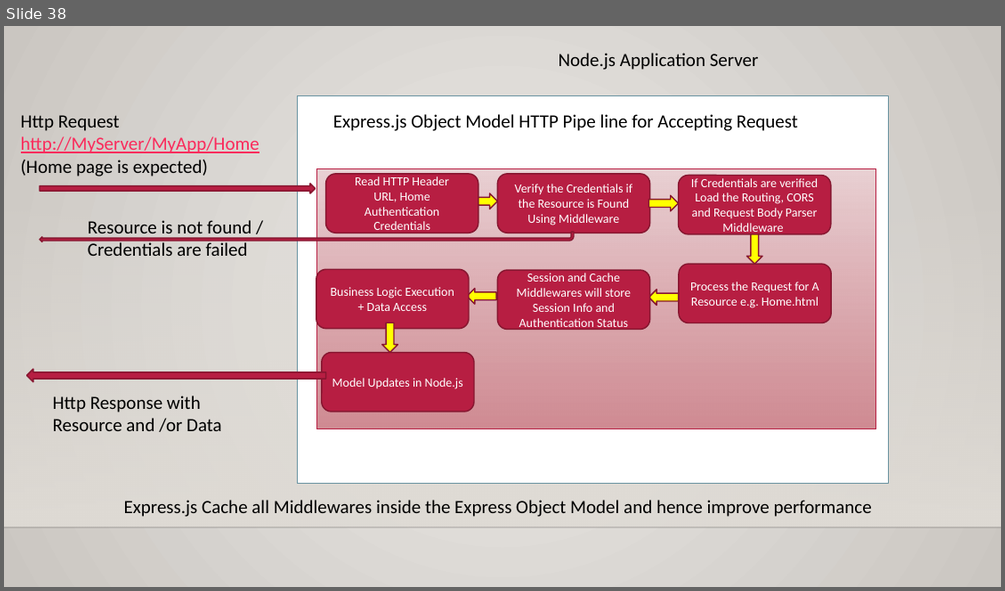
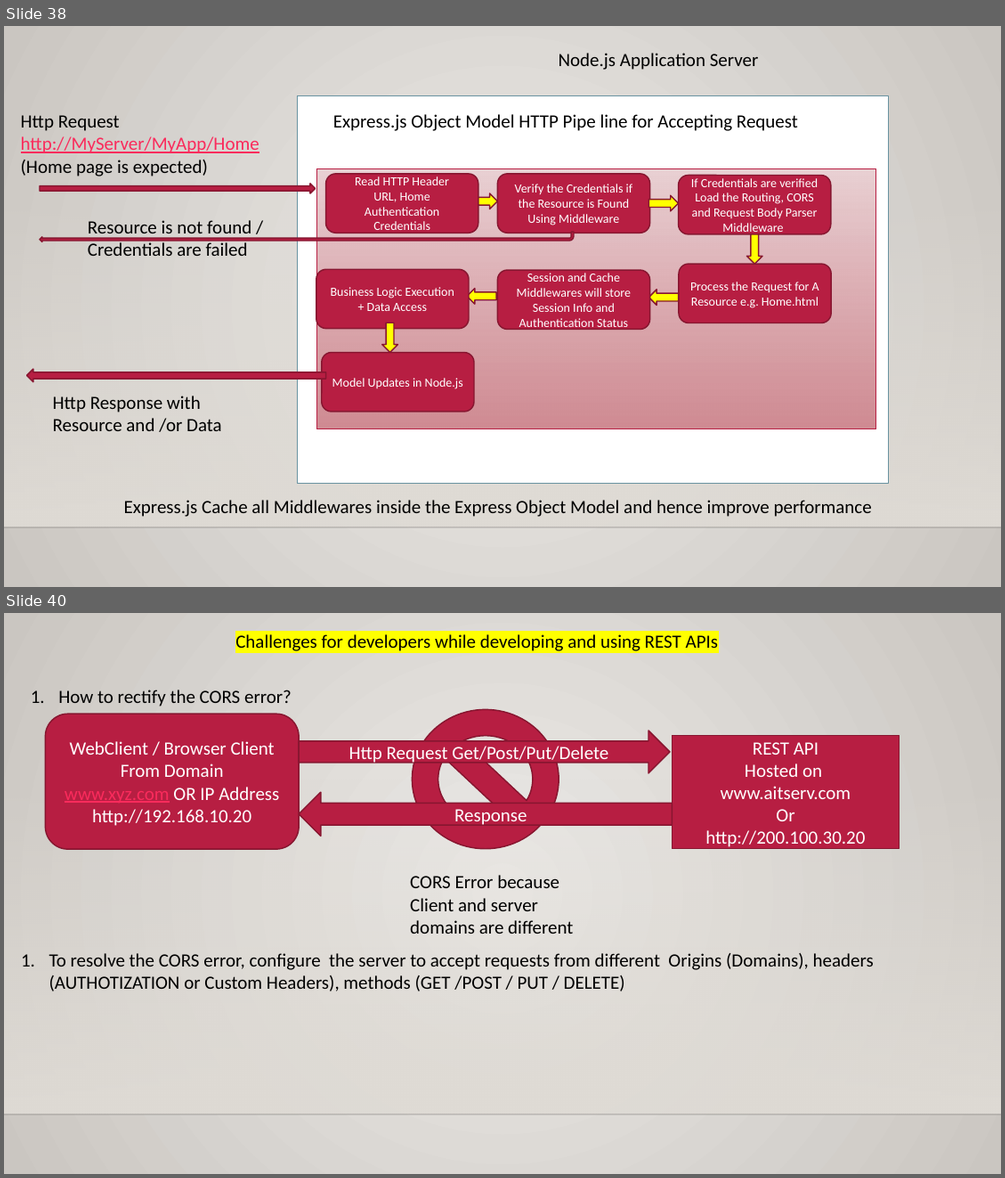
Before and after one commit to maheshsabnis/blazejan2021, a slide deck: Training_Notes_PPTs.pptx. Shown one above the other, each under a label of ours: slide 38 before the commit, slides 38 and 40 after it; the slides between them are not shown. The pictures are 1005x591 and 1005x1178 pixels, drawn with LibreOffice and Linux fonts; fonts in the diff are those of the drawing; background and template pictures are left out. Boxes give left, top, right and bottom in pixels: in the first picture for what was removed or moved away, otherwise in the second. Text is boxed around its words. In the diff, an @@ line names an element or a change of style, - is before the commit and + after.

```diff
--- a/Training_Notes_PPTs.pptx
+++ b/Training_Notes_PPTs.pptx
@@ slide 40 added at (4, 613, 1001, 1174), background gradient #ECEAE7 to #CAC7C1; not listed: 2 template elements that a slide beside it also shows @@
@@ text added at (235, 634, 718, 651), 18 pt, text #000000 @@
+Challenges for developers while developing and using REST APIs
@@ text added at (58, 690, 291, 706), 18 pt, text #000000 @@
+1. How to rectify the CORS error?
@@ rounded rectangle added at (45, 714, 299, 850), fill #B71E42, outline #871631 1.25 pt, 18 pt, text #FFFFFF @@
+WebClient / Browser Client
+From Domain
+www.xyz.com OR IP Address
+http://192.168.10.20
@@ no-entry sign added at (413, 709, 558, 849), fill #B71E42, outline #871631 1.25 pt @@
@@ right arrow added at (299, 730, 670, 773), fill #B71E42, outline #871631 1.25 pt, 18 pt, text #FFFFFF @@
+Http Request Get/Post/Put/Delete
@@ rectangle added at (672, 736, 899, 849), fill #B71E42, outline #871631 1.25 pt, 18 pt, text #FFFFFF @@
+REST API
+Hosted on
+www.aitserv.com
+Or
+http://200.100.30.20
@@ left arrow added at (299, 793, 672, 836), fill #B71E42, outline #871631 1.25 pt, 18 pt, text #FFFFFF @@
+Response
@@ text added at (410, 875, 573, 933), 18 pt, text #000000 @@
+CORS Error because Client and server domains are different
@@ text added at (49, 953, 874, 991), 18 pt, text #000000 @@
+1. To resolve the CORS error, configure the server to accept requests from different Origins (Domains), headers (AUTHOTIZATION or Custom Headers), methods (GET /POST / PUT / DELETE)
```
Also in this commit, not shown: 1 slide changed, 2 other slides added, 4 other files.
